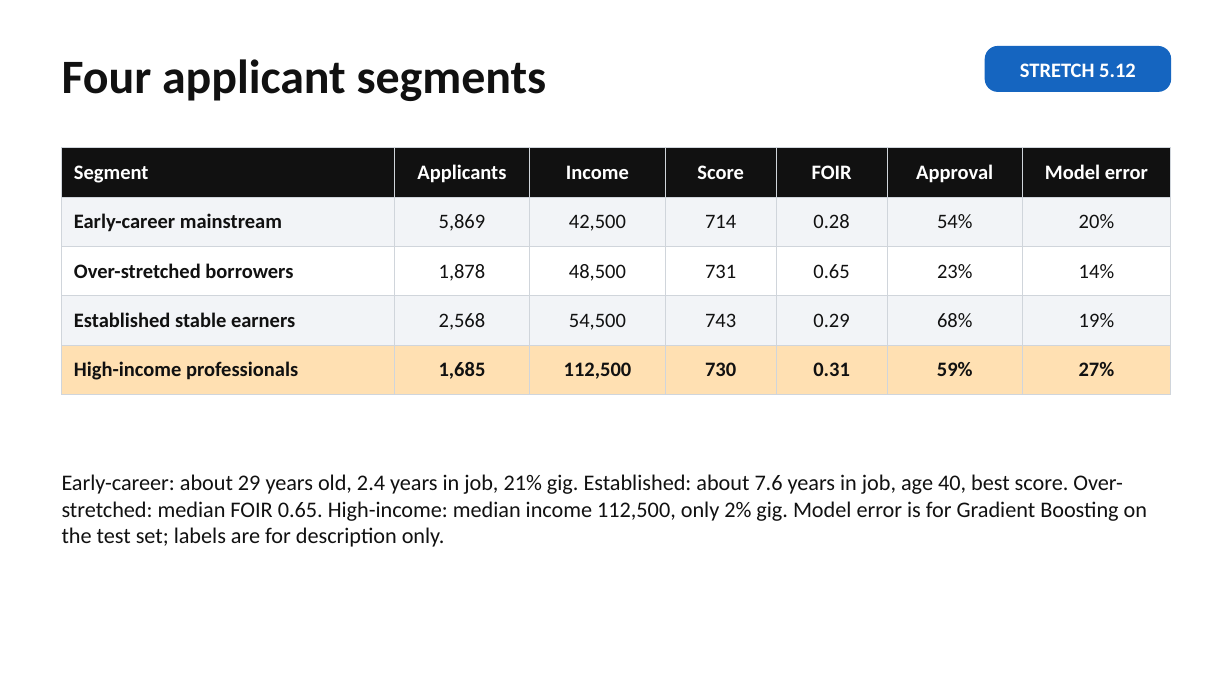
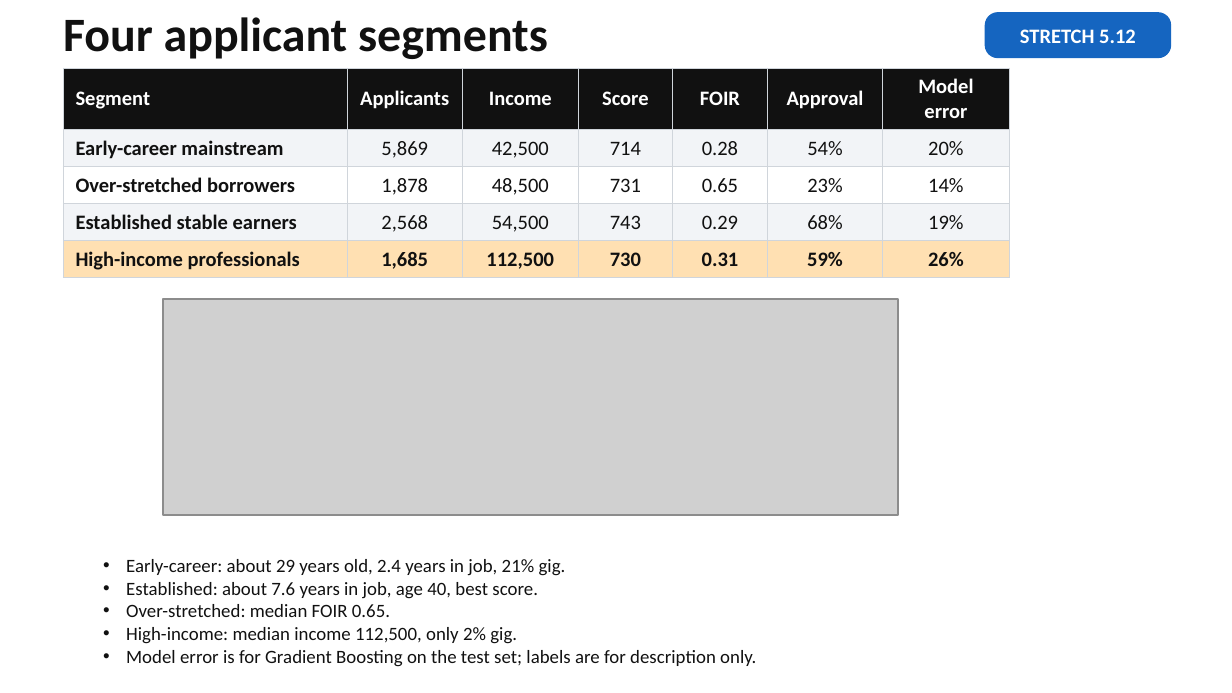
Before and after one commit to Vigneshbabu4/MUC02-Credit-Pre-Screening-Engine, a slide deck: slide 28 of Vigneshbabu_Credit_MUC02.pptx (slide 27 before the commit). Drawn at 1232x693 pixels with LibreOffice and Linux fonts; fonts in the diff are those of the drawing; grey boxes stand for pictures. Boxes give left, top, right and bottom in pixels: in the first picture for what was removed or moved away, otherwise in the second. Text is boxed around its words. In the diff, an @@ line names an element or a change of style, - is before the commit and + after.

Commit message:
ppt

```diff
--- a/Vigneshbabu_Credit_MUC02.pptx
+++ b/Vigneshbabu_Credit_MUC02.pptx
@@ text "Four applicant segments": place and size @@
-text "Four applicant segments" at [62,59,547,101]
+text "Four applicant segments" at [63,17,548,59]
@@ text "STRETCH 5.12": place and size @@
-text "STRETCH 5.12" at [1020,63,1136,77]
+text "STRETCH 5.12" at [1020,29,1136,43]
@@ rounded rectangle: place and size @@
-rounded rectangle at [986,47,1170,91]
+rounded rectangle at [986,14,1170,58]
@@ table at [63,68,1009,277] @@
-row 5, column 7: 27%
+row 5, column 7: 26%
@@ table: place and size @@
-table at [62,148,1170,394]
+table at [63,68,1009,277]
@@ picture added at [163,299,898,515] @@
@@ text at [126,559,756,667]: text changed; size 13 to 11 pt @@
-Early-career: about 29 years old, 2.4 years in job, 21% gig. Established: about 7.6 years in job, age 40, best score. Over-stretched: median FOIR 0.65. High-income: median income 112,500, only 2% gig. Model error is for Gradient Boosting on the test set; labels are for description only.
+• Early-career: about 29 years old, 2.4 years in job, 21% gig.
+• Established: about 7.6 years in job, age 40, best score.
+• Over-stretched: median FOIR 0.65.
+• High-income: median income 112,500, only 2% gig.
+• Model error is for Gradient Boosting on the test set; labels are for description only.
```
Also in this commit, not shown: 6 other slides changed, 1 slide added.
